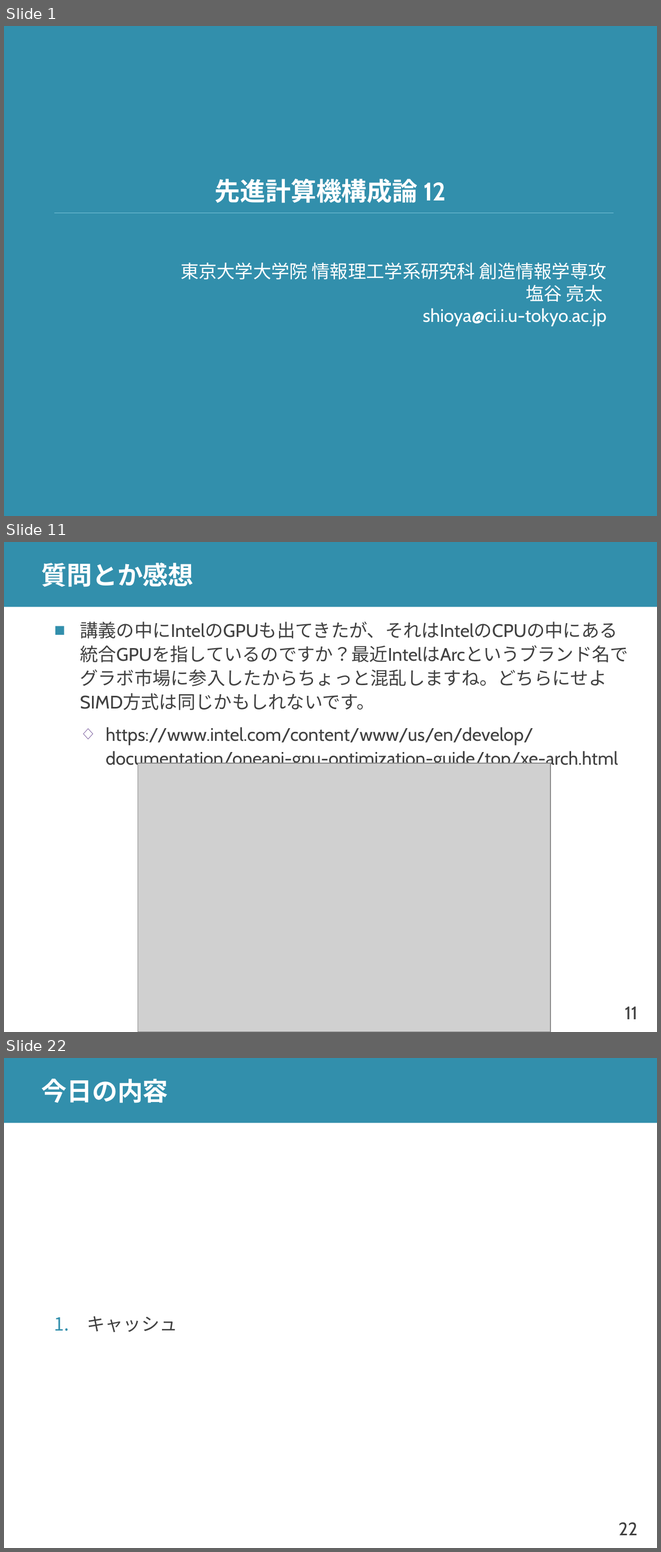
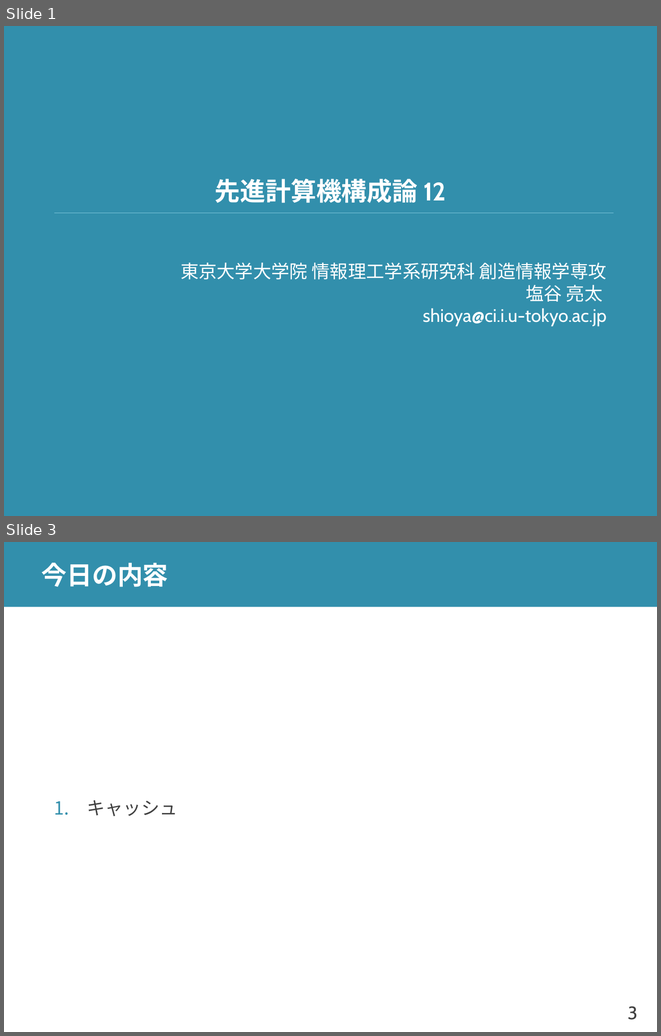
Before and after one commit to shioyadan/advanced-computer-organization, a slide deck: aco-shioya-12.pptx. Shown one above the other, each under a label of ours: slides 1, 11 and 22 before the commit, slides 1 and 3 after it; the slides between them are not shown. The pictures are 661x1552 and 661x1036 pixels, drawn with LibreOffice and Linux fonts; fonts in the diff are those of the drawing; grey boxes stand for pictures. Boxes give left, top, right and bottom in pixels: in the first picture for what was removed or moved away, otherwise in the second. Text is boxed around its words. In the diff, an @@ line names an element or a change of style, - is before the commit and + after.

```diff
--- a/aco-shioya-12.pptx
+++ b/aco-shioya-12.pptx
@@ slide 11 removed at (x1=4, y1=542, x2=657, y2=1032), background #FFFFFF; not listed: 2 template elements that a slide beside it also shows @@
@@ title removed at (x1=42, y1=563, x2=194, y2=587) @@
-質問とか感想
@@ text removed at (x1=80, y1=622, x2=628, y2=769) @@
-■ 講義の中にIntelのGPUも出てきたが、それはIntelのCPUの中にある統合GPUを指しているのですか？最近IntelはArcというブランド名でグラボ市場に参入したからちょっと混乱しますね。どちらにせよSIMD方式は同じかもしれないです。
-  ◇ https://www.intel.com/content/www/us/en/develop/documentation/oneapi-gpu-optimization-guide/top/xe-arch.html
@@ picture removed at (x1=138, y1=762, x2=550, y2=1032) @@
@@ what was slide 22 is now slide 3 @@
@@ page number at (x1=628, y1=1006, x2=638, y2=1020): text changed @@
-22
+3
```
Also in this commit, not shown: 11 slides changed, 7 slides added, 10 other slides removed, 1 other file.
